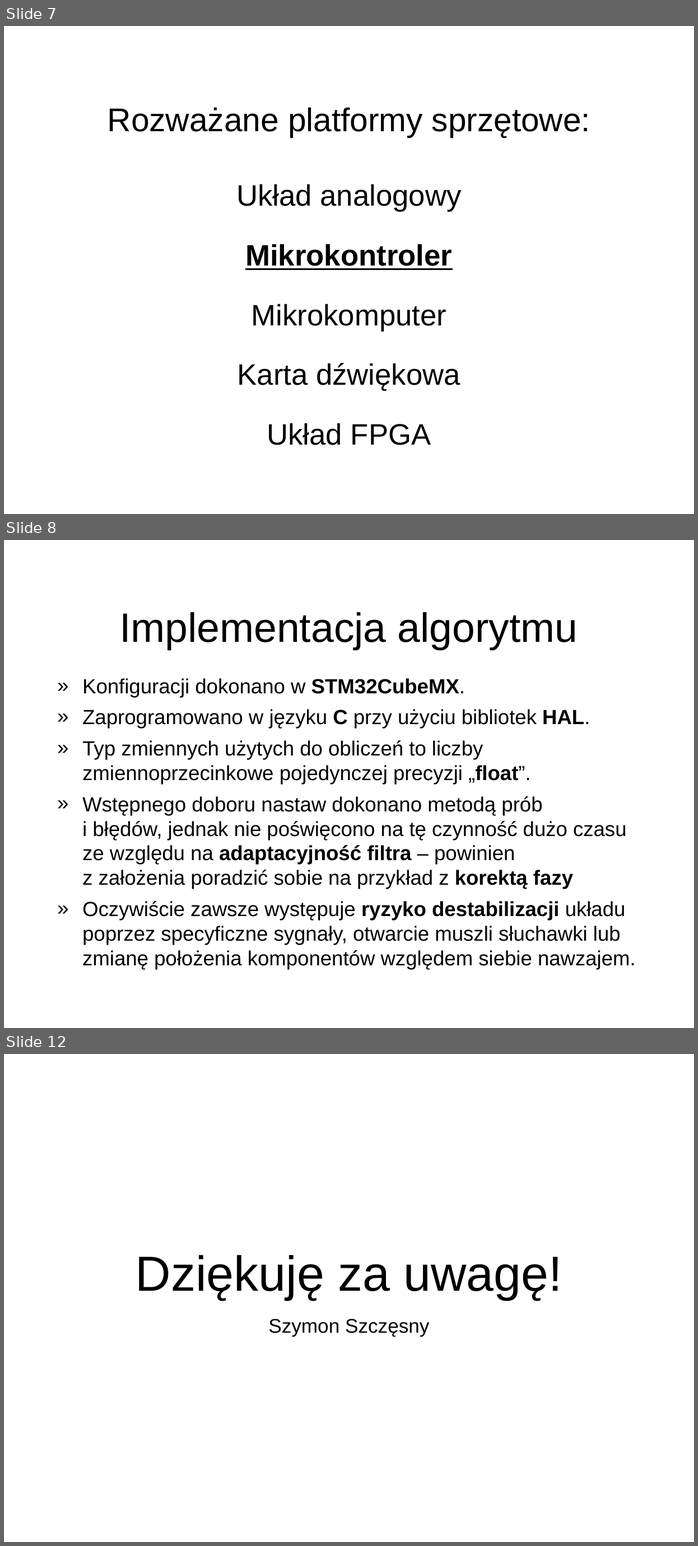
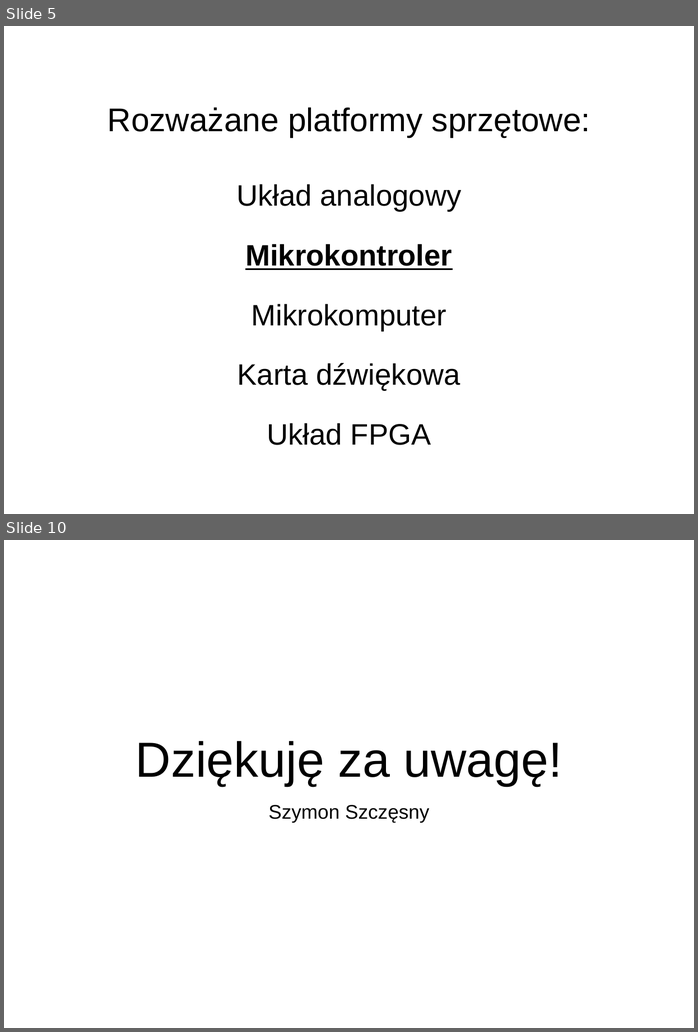
Before and after one commit to Stchena/ANC-Thesis, a slide deck: Assets/prezentacja_prototyp_ukladu_aktywnej_redukcji_poziomu_halasu.ppt. Shown one above the other, each under a label of ours: slides 7, 8 and 12 before the commit, slides 5 and 10 after it; the slides between them are not shown. The pictures are 698x1546 and 698x1032 pixels, drawn with LibreOffice and Linux fonts; fonts in the diff are those of the drawing; background and template pictures are left out. Boxes give left, top, right and bottom in pixels: in the first picture for what was removed or moved away, otherwise in the second. Text is boxed around its words. In the diff, an @@ line names an element or a change of style, - is before the commit and + after.

```diff
--- a/Assets/prezentacja_prototyp_ukladu_aktywnej_redukcji_poziomu_halasu.ppt
+++ b/Assets/prezentacja_prototyp_ukladu_aktywnej_redukcji_poziomu_halasu.ppt
@@ slide 8 removed at (x1=4, y1=540, x2=694, y2=1028), background picture (left out) @@
@@ title removed at (x1=120, y1=612, x2=577, y2=650) @@
-Implementacja algorytmu
@@ text removed at (x1=82, y1=678, x2=636, y2=970) @@
-» Konfiguracji dokonano w STM32CubeMX.
-» Zaprogramowano w języku C przy użyciu bibliotek HAL.
-» Typ zmiennych użytych do obliczeń to liczby zmiennoprzecinkowe pojedynczej precyzji „float”.
-» Wstępnego doboru nastaw dokonano metodą prób
-  i błędów, jednak nie poświęcono na tę czynność dużo czasu ze względu na adaptacyjność filtra – powinien
-  z założenia poradzić sobie na przykład z korektą fazy
-» Oczywiście zawsze występuje ryzyko destabilizacji układu poprzez specyficzne sygnały, otwarcie muszli słuchawki lub zmianę położenia komponentów względem siebie nawzajem.
@@ what was slide 7 is now slide 5 @@
@@ what was slide 12 is now slide 10 @@
```
Also in this commit, not shown: 3 slides changed, 5 slides added, 6 other slides removed, 4 other files.
